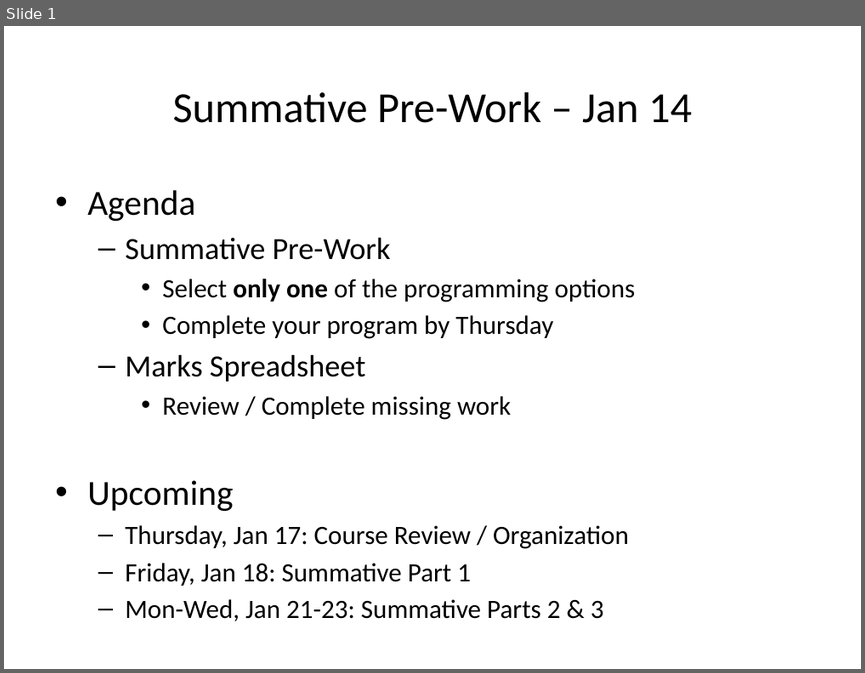
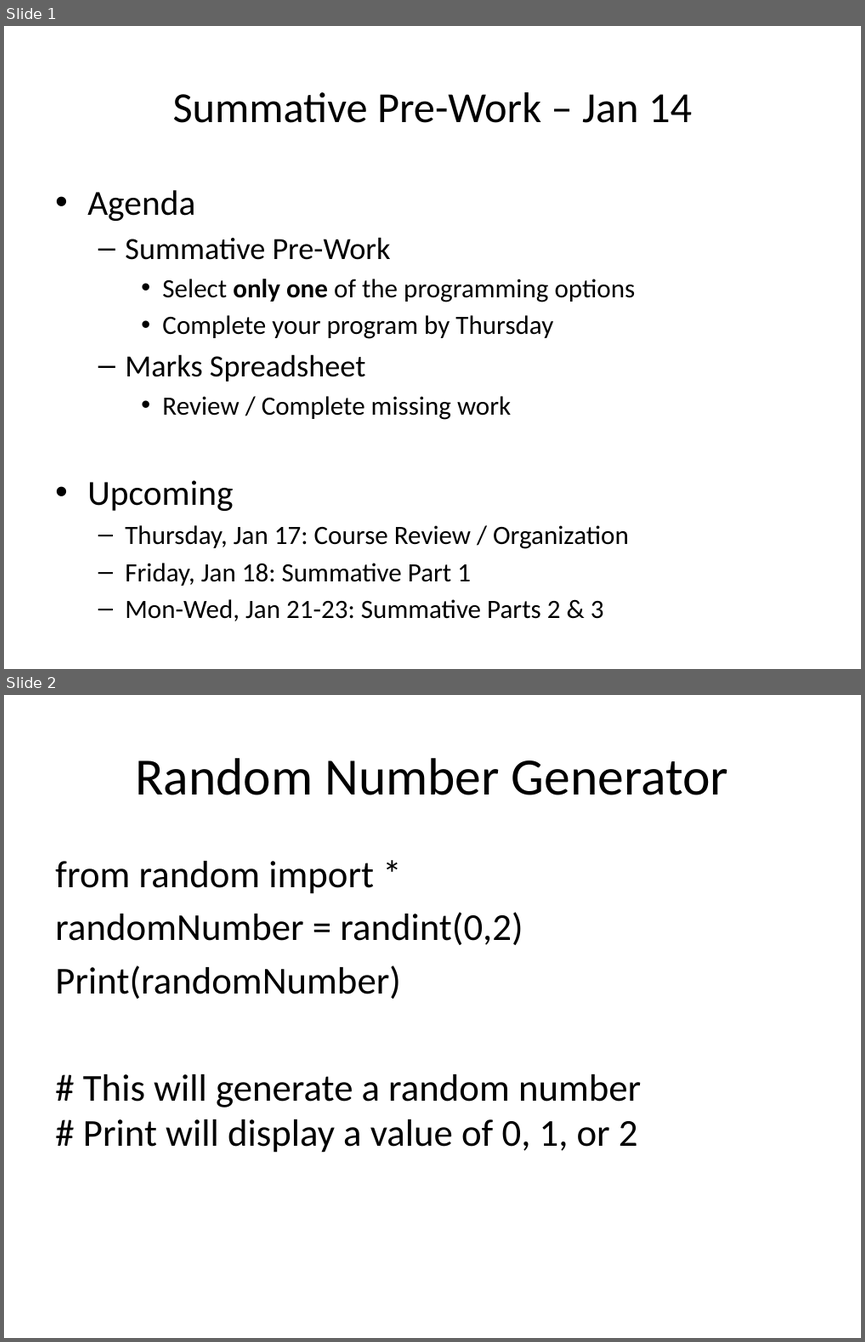
Before and after one commit to optimalcore/ICS2O0, a slide deck: Daily Agendas/Day18.1_SummativePreWork.pptx. Shown one above the other, each under a label of ours: slide 1 before the commit, slides 1 and 2 after it. The pictures are 865x673 and 865x1342 pixels, drawn with LibreOffice and Linux fonts; fonts in the diff are those of the drawing. Boxes give left, top, right and bottom in pixels: in the first picture for what was removed or moved away, otherwise in the second. Text is boxed around its words. In the diff, an @@ line names an element or a change of style, - is before the commit and + after.

```diff
--- a/Daily Agendas/Day18.1_SummativePreWork.pptx
+++ b/Daily Agendas/Day18.1_SummativePreWork.pptx
@@ slide 2 added at (4,695,861,1338), background #FFFFFF @@
@@ title added at (135,758,728,795), 44 pt, text #000000 @@
+Random Number Generator
@@ text added at (55,861,641,1152), 32 pt, text #000000 @@
+from random import *
+randomNumber = randint(0,2)
+Print(randomNumber)
+# This will generate a random number
+# Print will display a value of 0, 1, or 2
```
Also in this commit, not shown: 29 other files.
